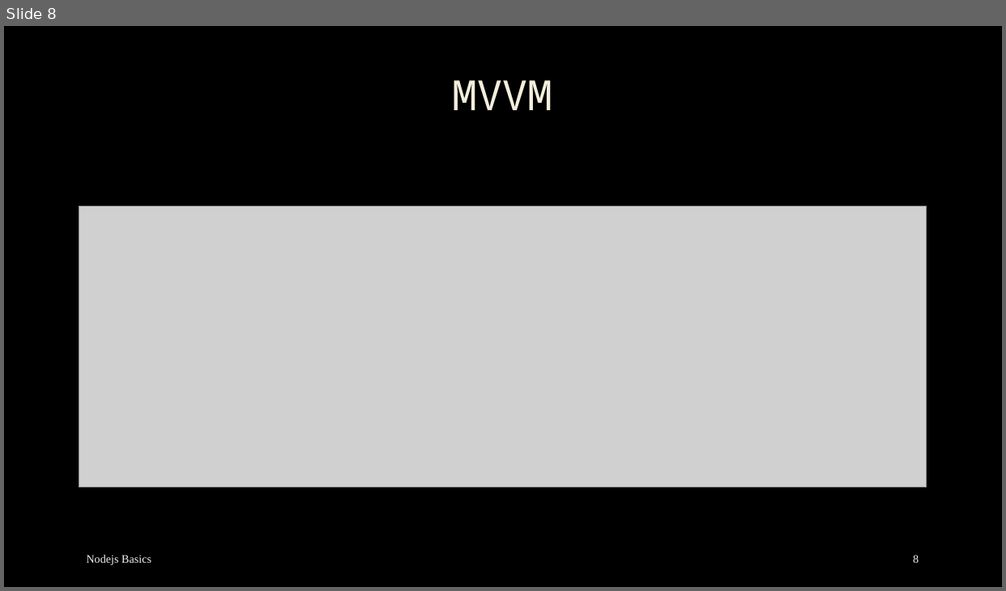
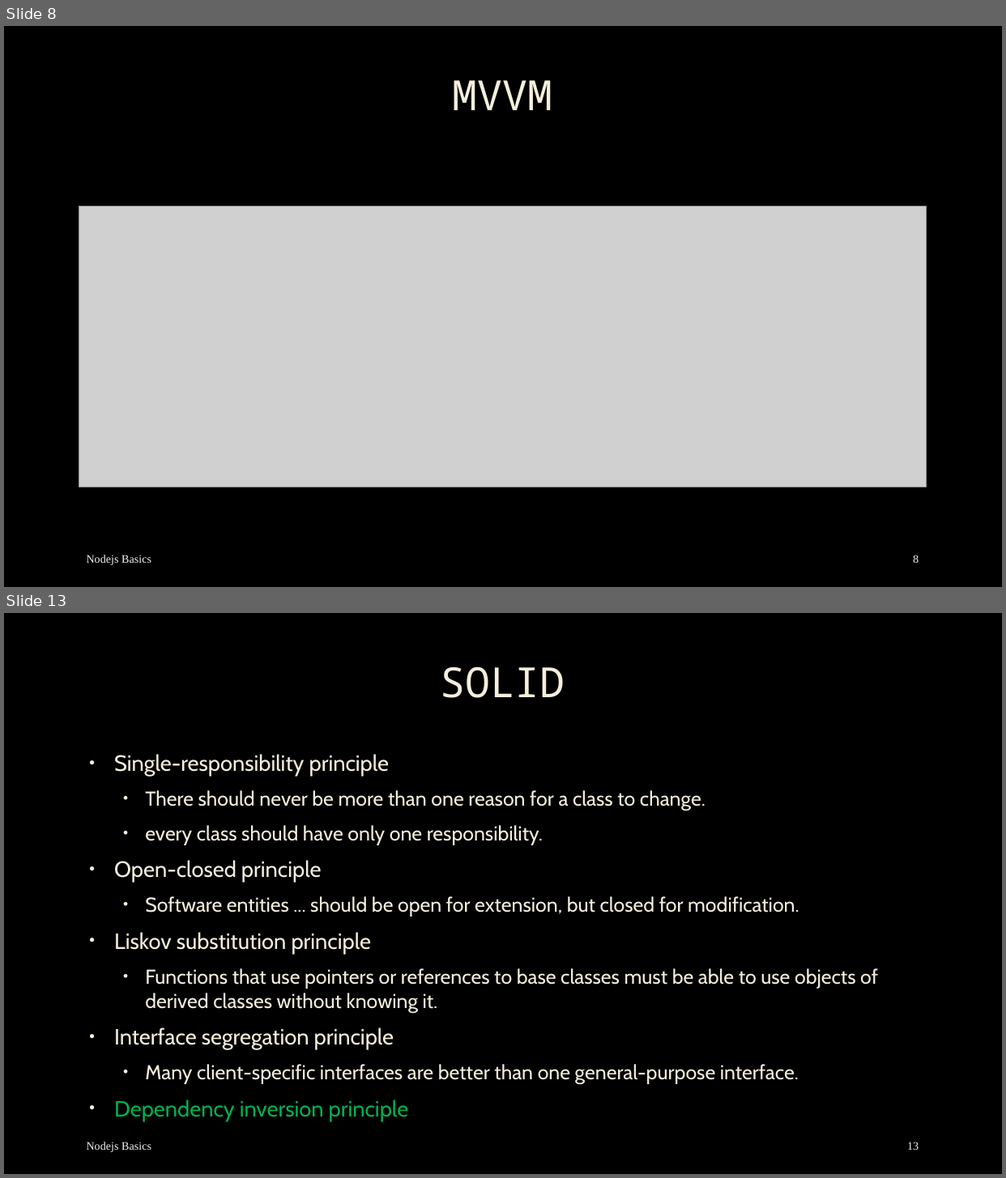
Before and after one commit to mostafa8026/nestjs-course, a slide deck: dp/dp-02.pptx. Shown one above the other, each under a label of ours: slide 8 before the commit, slides 8 and 13 after it; the slides between them are not shown. The pictures are 1006x591 and 1006x1178 pixels, drawn with LibreOffice and Linux fonts; fonts in the diff are those of the drawing; grey boxes stand for pictures; background and template pictures are left out. Boxes give left, top, right and bottom in pixels: in the first picture for what was removed or moved away, otherwise in the second. Text is boxed around its words. In the diff, an @@ line names an element or a change of style, - is before the commit and + after.

```diff
--- a/dp/dp-02.pptx
+++ b/dp/dp-02.pptx
@@ slide 13 added at [4, 613, 1002, 1174], background picture (left out) @@
@@ title added at [440, 666, 565, 698], 40 pt, text #F4EEDC @@
+SOLID
@@ text added at [114, 754, 878, 1122], 19.4 pt, text #F4EEDC @@
+• Single-responsibility principle
+  • There should never be more than one reason for a class to change.
+  • every class should have only one responsibility.
+• Open-closed principle
+  • Software entities ... should be open for extension, but closed for modification.
+• Liskov substitution principle
+  • Functions that use pointers or references to base classes must be able to use objects of derived classes without knowing it.
+• Interface segregation principle
+  • Many client-specific interfaces are better than one general-purpose interface.
+• Dependency inversion principle
@@ text added at [87, 1142, 151, 1152], 11 pt, text #F2F2F2 @@
+Nodejs Basics
@@ page number added at [907, 1142, 918, 1150], 11 pt, text #F2F2F2 @@
+13
```
Also in this commit, not shown: 2 slides changed, 7 other slides added, 1 slide removed, 8 other files.
